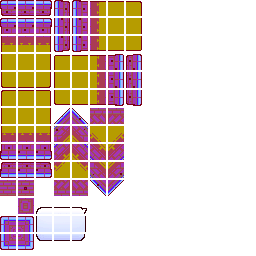
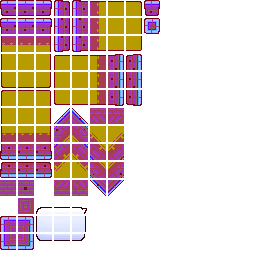
Two versions of the same layered image (256×256). Layer-by-layer changes:
painted on "그룹 2 - 고급 개체 그룹" over [left=144, top=0, right=160, bottom=34]
